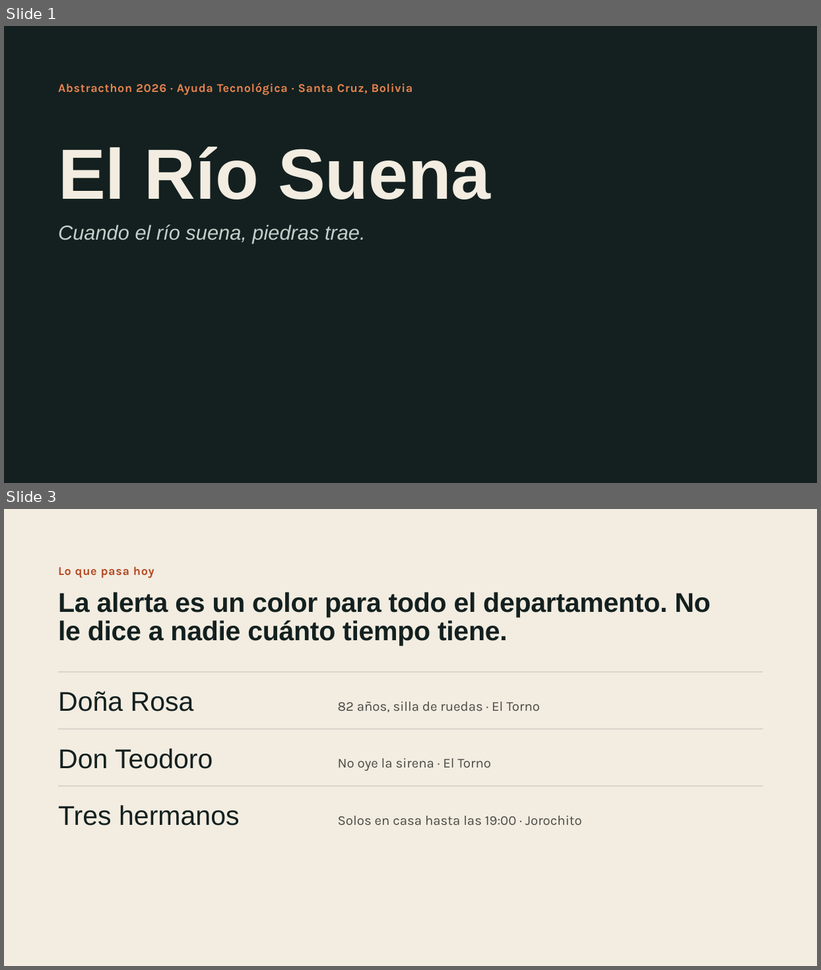
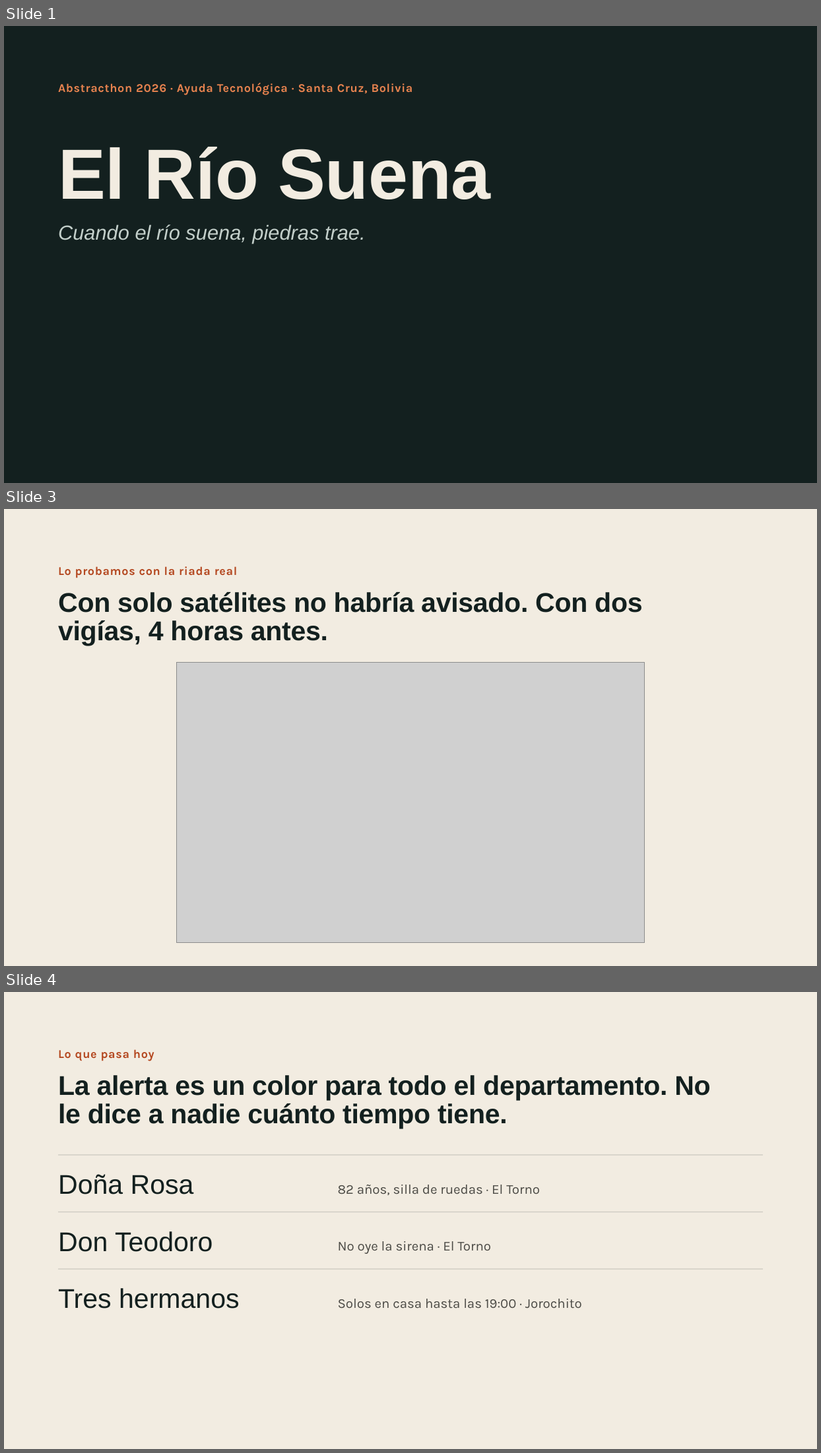
Before and after one commit to NeckHurtttt/birria-tech, a slide deck: El Río Suena · Pitch.pptx. Shown one above the other, each under a label of ours: slides 1 and 3 before the commit, slides 1, 3 and 4 after it; the slides between them are not shown. The pictures are 821x970 and 821x1453 pixels, drawn with LibreOffice and Linux fonts; fonts in the diff are those of the drawing; grey boxes stand for pictures; background and template pictures are left out. Boxes give left, top, right and bottom in pixels: in the first picture for what was removed or moved away, otherwise in the second. Text is boxed around its words. In the diff, an @@ line names an element or a change of style, - is before the commit and + after.

```diff
--- a/El Río Suena · Pitch.pptx
+++ b/El Río Suena · Pitch.pptx
@@ slide 3 added at bbox=[4, 509, 817, 966], background #F2ECE1 @@
@@ text added at bbox=[58, 566, 238, 578], 14 pt, text #B4471F, bold @@
+Lo probamos con la riada real
@@ title added at bbox=[58, 592, 642, 646], 32 pt, text #13201F, bold @@
+Con solo satélites no habría avisado. Con dos vigías, 4 horas antes.
@@ picture added at bbox=[177, 663, 644, 943] @@
@@ what was slide 3 is now slide 4 @@
```
Also in this commit, not shown: 5 slides changed, 17 other files.
